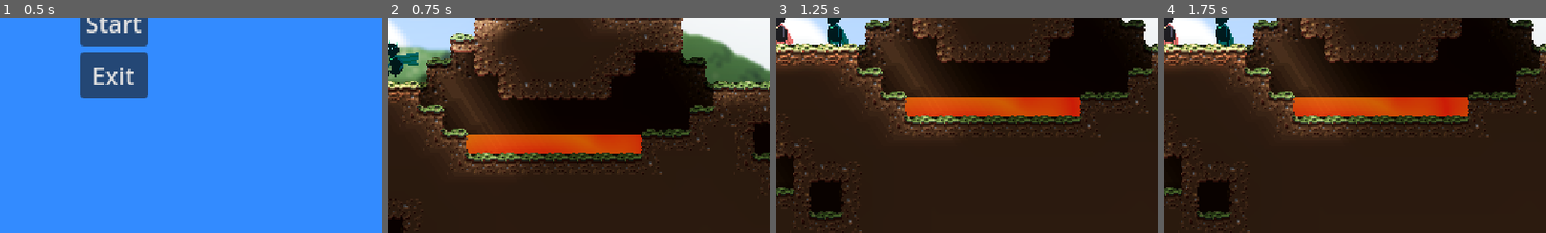
Above: before the commit, frames 1-4 (left to right).
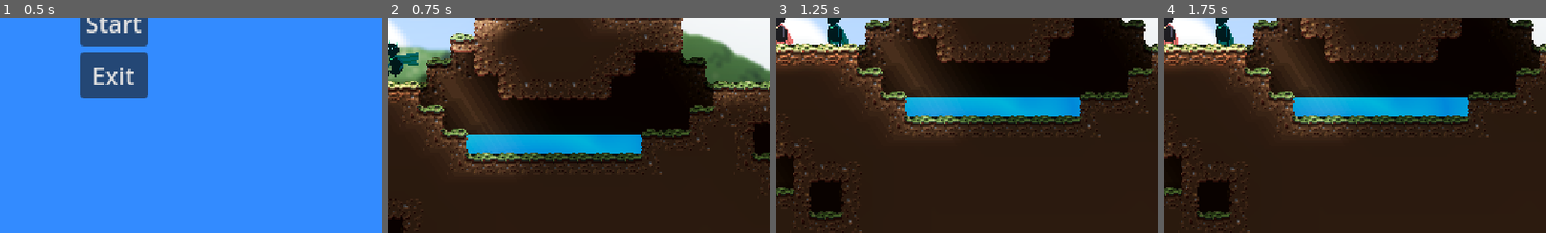
Above: after the commit, the same moments.

Repository: JohannesKoenig/fire-and-water
Game: Godot game, scene res://scenes/menu/main_menu.tscn
The game is run twice, just before and just after one commit, with the same random seed, the same clock (stepped at 60 frames per second) and the same inputs.
Inputs:
- Up to frame 1 (0.5 s): no input
- Up to frame 2 (0.75 s): click "Start" at 0.5 s
- Up to frame 3 (1.25 s): no input
- Up to frame 4 (1.75 s): no input
The pictures show only the part of the screen within x 35-85%, y 47-97%; the shares and areas given below are measured in that part.

Frame 1 is identical in both runs. In frame 2, 4.0% of the frame differs, in the area x 20-67%, y 54-64%; in frame 3, 4.0%; in frame 4, 4.0%.

Commit message:
add water shader for danger zone

Diff:
--- a/game/resources/puzzle_elements/danger_zone/danger_zone_material.tres
+++ b/game/resources/puzzle_elements/danger_zone/fire_danger_zone_material.tres
@@ -1,6 +1,6 @@
 [gd_resource type="ShaderMaterial" load_steps=4 format=3 uid="uid://byk6n5aqfdoc3"]
 
-[ext_resource type="Shader" uid="uid://bfbji7frx7yas" path="res://resources/puzzle_elements/danger_zone/danger_zone.tres" id="1_uo756"]
+[ext_resource type="Shader" uid="uid://bccbqkhv8pvbb" path="res://resources/puzzle_elements/danger_zone/water_danger_zone_shader.tres" id="1_2311j"]
 
 [sub_resource type="FastNoiseLite" id="FastNoiseLite_kfhy3"]
 frequency = 0.0104
@@ -13,7 +13,7 @@
 noise = SubResource("FastNoiseLite_kfhy3")
 
 [resource]
-shader = ExtResource("1_uo756")
+shader = ExtResource("1_2311j")
 shader_parameter/PrimaryColor = Color(0.741176, 0.345098, 0, 0.580392)
 shader_parameter/Secondary = Color(0.788235, 0, 0.0235294, 0.752941)
 shader_parameter/ColorMix = 0.49
--- a/game/resources/puzzle_elements/danger_zone/danger_zone.tres
+++ b/game/resources/puzzle_elements/danger_zone/fire_danger_zone_shader.tres
@@ -154,7 +154,6 @@
 
 }
 "
-graph_offset = Vector2(1237.13, 544.652)
 mode = 1
 flags/light_only = false
 nodes/fragment/0/position = Vector2(2100, 920)
--- /dev/null
+++ b/game/resources/puzzle_elements/danger_zone/water_danger_zone_material.tres
@@ -0,0 +1,21 @@
+[gd_resource type="ShaderMaterial" load_steps=4 format=3 uid="uid://dyxtuv3ivdxjn"]
+
+[ext_resource type="Shader" uid="uid://bccbqkhv8pvbb" path="res://resources/puzzle_elements/danger_zone/water_danger_zone_shader.tres" id="1_veiuq"]
+
+[sub_resource type="FastNoiseLite" id="FastNoiseLite_kfhy3"]
+frequency = 0.0104
+fractal_type = 3
+fractal_lacunarity = 2.08165e-12
+
+[sub_resource type="NoiseTexture2D" id="NoiseTexture2D_d86a4"]
+seamless = true
+bump_strength = 14.0
+noise = SubResource("FastNoiseLite_kfhy3")
+
+[resource]
+shader = ExtResource("1_veiuq")
+shader_parameter/PrimaryColor = Color(0, 0.545098, 0.815686, 0.690196)
+shader_parameter/Secondary = Color(0.196078, 0.286275, 1, 0.509804)
+shader_parameter/ColorMix = 0.49
+shader_parameter/scroll_speed = 0.04
+shader_parameter/NoiseTexture = SubResource("NoiseTexture2D_d86a4")
--- /dev/null
+++ b/game/resources/puzzle_elements/danger_zone/water_danger_zone_shader.tres
@@ -0,0 +1,195 @@
+[gd_resource type="VisualShader" load_steps=18 format=3 uid="uid://bccbqkhv8pvbb"]
+
+[sub_resource type="VisualShaderNodeVectorDecompose" id="VisualShaderNodeVectorDecompose_6gayw"]
+default_input_values = [0, Vector2(0, 0)]
+op_type = 0
+
+[sub_resource type="VisualShaderNodeVectorCompose" id="VisualShaderNodeVectorCompose_ibywo"]
+op_type = 0
+
+[sub_resource type="VisualShaderNodeFloatOp" id="VisualShaderNodeFloatOp_h036k"]
+operator = 2
+
+[sub_resource type="VisualShaderNodeFloatParameter" id="VisualShaderNodeFloatParameter_7m6n3"]
+parameter_name = "scroll_speed"
+default_value_enabled = true
+default_value = 0.1
+
+[sub_resource type="VisualShaderNodeVectorDecompose" id="VisualShaderNodeVectorDecompose_y7ace"]
+default_input_values = [0, Quaternion(0, 0, 0, 0)]
+op_type = 2
+
+[sub_resource type="VisualShaderNodeFloatOp" id="VisualShaderNodeFloatOp_ty5ec"]
+operator = 2
+
+[sub_resource type="VisualShaderNodeColorParameter" id="VisualShaderNodeColorParameter_bdwky"]
+parameter_name = "Secondary"
+default_value_enabled = true
+default_value = Color(3.98175e-05, 0.26396, 0.766208, 0.509804)
+
+[sub_resource type="VisualShaderNodeMix" id="VisualShaderNodeMix_0po4d"]
+default_input_values = [0, Quaternion(0, 0, 0, 0), 1, Quaternion(1, 1, 1, 1), 2, Quaternion(0.5, 0.5, 0.5, 0.5)]
+op_type = 5
+
+[sub_resource type="VisualShaderNodeFloatParameter" id="VisualShaderNodeFloatParameter_xcbi0"]
+parameter_name = "ColorMix"
+default_value_enabled = true
+default_value = 1.0
+
+[sub_resource type="VisualShaderNodeFloatOp" id="VisualShaderNodeFloatOp_gkxku"]
+operator = 2
+
+[sub_resource type="VisualShaderNodeColorParameter" id="VisualShaderNodeColorParameter_2nhuv"]
+parameter_name = "PrimaryColor"
+default_value_enabled = true
+default_value = Color(0, 0.597173, 0.884555, 0.509804)
+
+[sub_resource type="VisualShaderNodeVectorDecompose" id="VisualShaderNodeVectorDecompose_x0vxe"]
+default_input_values = [0, Quaternion(0, 0, 0, 0)]
+op_type = 2
+
+[sub_resource type="VisualShaderNodeTexture2DParameter" id="VisualShaderNodeTexture2DParameter_ic0bc"]
+parameter_name = "NoiseTexture"
+texture_repeat = 1
+
+[sub_resource type="VisualShaderNodeTexture" id="VisualShaderNodeTexture_ehi3p"]
+source = 5
+
+[sub_resource type="VisualShaderNodeInput" id="VisualShaderNodeInput_yhos0"]
+input_name = "uv"
+
+[sub_resource type="VisualShaderNodeInput" id="VisualShaderNodeInput_44at5"]
+input_name = "time"
+
+[sub_resource type="VisualShaderNodeFloatOp" id="VisualShaderNodeFloatOp_egk8c"]
+output_port_for_preview = 0
+
+[resource]
+code = "shader_type canvas_item;
+render_mode blend_mix;
+
+uniform vec4 PrimaryColor : source_color = vec4(0.000000, 0.597173, 0.884555, 0.509804);
+uniform vec4 Secondary : source_color = vec4(0.000040, 0.263960, 0.766208, 0.509804);
+uniform float ColorMix = 1;
+uniform float scroll_speed = 0.10000000149012;
+uniform sampler2D NoiseTexture : repeat_enable;
+
+
+
+void fragment() {
+// ColorParameter:2
+	vec4 n_out2p0 = PrimaryColor;
+
+
+// ColorParameter:16
+	vec4 n_out16p0 = Secondary;
+
+
+// FloatParameter:18
+	float n_out18p0 = ColorMix;
+
+
+// Input:6
+	vec2 n_out6p0 = UV;
+
+
+// VectorDecompose:10
+	float n_out10p0 = n_out6p0.x;
+	float n_out10p1 = n_out6p0.y;
+
+
+// Input:7
+	float n_out7p0 = TIME;
+
+
+// FloatParameter:13
+	float n_out13p0 = scroll_speed;
+
+
+// FloatOp:12
+	float n_out12p0 = n_out7p0 * n_out13p0;
+
+
+// FloatOp:8
+	float n_out8p0 = n_out10p0 + n_out12p0;
+
+
+// VectorCompose:11
+	vec2 n_out11p0 = vec2(n_out8p0, n_out10p1);
+
+
+	vec4 n_out5p0;
+// Texture2D:5
+	n_out5p0 = texture(NoiseTexture, n_out11p0);
+
+
+// VectorDecompose:14
+	float n_out14p0 = n_out5p0.x;
+	float n_out14p1 = n_out5p0.y;
+	float n_out14p2 = n_out5p0.z;
+	float n_out14p3 = n_out5p0.w;
+
+
+// FloatOp:19
+	float n_out19p0 = n_out18p0 * n_out14p0;
+
+
+// Mix:17
+	vec4 n_out17p0 = mix(n_out2p0, n_out16p0, vec4(n_out19p0));
+
+
+// VectorDecompose:3
+	float n_out3p0 = n_out2p0.x;
+	float n_out3p1 = n_out2p0.y;
+	float n_out3p2 = n_out2p0.z;
+	float n_out3p3 = n_out2p0.w;
+
+
+// Output:0
+	COLOR.rgb = vec3(n_out17p0.xyz);
+	COLOR.a = n_out3p3;
+	LIGHT_VERTEX = vec3(n_out17p0.xyz);
+	SHADOW_VERTEX = vec2(n_out17p0.xy);
+
+
+}
+"
+graph_offset = Vector2(-671.349, 677.164)
+mode = 1
+flags/light_only = false
+nodes/fragment/0/position = Vector2(2100, 920)
+nodes/fragment/2/node = SubResource("VisualShaderNodeColorParameter_2nhuv")
+nodes/fragment/2/position = Vector2(-1420, -380)
+nodes/fragment/3/node = SubResource("VisualShaderNodeVectorDecompose_x0vxe")
+nodes/fragment/3/position = Vector2(-720, -200)
+nodes/fragment/4/node = SubResource("VisualShaderNodeTexture2DParameter_ic0bc")
+nodes/fragment/4/position = Vector2(-1420, 80)
+nodes/fragment/5/node = SubResource("VisualShaderNodeTexture_ehi3p")
+nodes/fragment/5/position = Vector2(440, 700)
+nodes/fragment/6/node = SubResource("VisualShaderNodeInput_yhos0")
+nodes/fragment/6/position = Vector2(-1420, 740)
+nodes/fragment/7/node = SubResource("VisualShaderNodeInput_44at5")
+nodes/fragment/7/position = Vector2(-1420, 1060)
+nodes/fragment/8/node = SubResource("VisualShaderNodeFloatOp_egk8c")
+nodes/fragment/8/position = Vector2(-340, 700)
+nodes/fragment/10/node = SubResource("VisualShaderNodeVectorDecompose_6gayw")
+nodes/fragment/10/position = Vector2(-720, 700)
+nodes/fragment/11/node = SubResource("VisualShaderNodeVectorCompose_ibywo")
+nodes/fragment/11/position = Vector2(80, 700)
+nodes/fragment/12/node = SubResource("VisualShaderNodeFloatOp_h036k")
+nodes/fragment/12/position = Vector2(-720, 1000)
+nodes/fragment/13/node = SubResource("VisualShaderNodeFloatParameter_7m6n3")
+nodes/fragment/13/position = Vector2(-1420, 1280)
+nodes/fragment/14/node = SubResource("VisualShaderNodeVectorDecompose_y7ace")
+nodes/fragment/14/position = Vector2(840, 700)
+nodes/fragment/15/node = SubResource("VisualShaderNodeFloatOp_ty5ec")
+nodes/fragment/15/position = Vector2(1240, 640)
+nodes/fragment/16/node = SubResource("VisualShaderNodeColorParameter_bdwky")
+nodes/fragment/16/position = Vector2(-1420, 1760)
+nodes/fragment/17/node = SubResource("VisualShaderNodeMix_0po4d")
+nodes/fragment/17/position = Vector2(1640, 700)
+nodes/fragment/18/node = SubResource("VisualShaderNodeFloatParameter_xcbi0")
+nodes/fragment/18/position = Vector2(-1420, 2220)
+nodes/fragment/19/node = SubResource("VisualShaderNodeFloatOp_gkxku")
+nodes/fragment/19/position = Vector2(1240, 960)
+nodes/fragment/connections = PackedInt32Array(2, 0, 3, 0, 4, 0, 5, 2, 6, 0, 10, 0, 8, 0, 11, 0, 11, 0, 5, 0, 13, 0, 12, 1, 5, 0, 14, 0, 3, 3, 15, 0, 14, 0, 15, 1, 7, 0, 12, 0, 10, 1, 11, 1, 10, 0, 8, 0, 12, 0, 8, 1, 17, 0, 0, 0, 16, 0, 17, 1, 2, 0, 17, 0, 3, 3, 0, 1, 18, 0, 19, 0, 14, 0, 19, 1, 19, 0, 17, 2, 17, 0, 0, 6, 17, 0, 0, 5)
--- a/game/scenes/levels/level_1.tscn
+++ b/game/scenes/levels/level_1.tscn
@@ -10,7 +10,7 @@
 [ext_resource type="Script" path="res://scripts/cloud_shadow_parallax_layer.gd" id="7_7q0ir"]
 [ext_resource type="Shader" uid="uid://c7wltrh1q100a" path="res://resources/clipping_shader.tres" id="8_vnib5"]
 [ext_resource type="Texture2D" uid="uid://y6n0b3aemigf" path="res://assets/front_hills.png" id="9_7fr1m"]
-[ext_resource type="Material" uid="uid://byk6n5aqfdoc3" path="res://resources/puzzle_elements/danger_zone/danger_zone_material.tres" id="11_q7iex"]
+[ext_resource type="Material" uid="uid://byk6n5aqfdoc3" path="res://resources/puzzle_elements/danger_zone/fire_danger_zone_material.tres" id="11_q7iex"]
 
 [sub_resource type="RectangleShape2D" id="RectangleShape2D_4w0u3"]
 size = Vector2(2246, 20)
--- a/game/scenes/levels/level_1_grass_land.tscn
+++ b/game/scenes/levels/level_1_grass_land.tscn
@@ -1,16 +1,17 @@
-[gd_scene load_steps=10 format=3 uid="uid://bmcfmxcfi8ro2"]
+[gd_scene load_steps=11 format=3 uid="uid://bmcfmxcfi8ro2"]
 
 [ext_resource type="PackedScene" uid="uid://d2jq7dosx00rk" path="res://scenes/levels/level_grass_land.tscn" id="1_m2iko"]
 [ext_resource type="Shader" uid="uid://c7wltrh1q100a" path="res://resources/clipping_shader.tres" id="2_3gfga"]
 [ext_resource type="PackedScene" uid="uid://dlkv7a6o0va36" path="res://scenes/puzzle_elements/danger_zone/danger_zone.tscn" id="2_gqh5w"]
 [ext_resource type="Texture2D" uid="uid://ptw2gx5qbls5" path="res://assets/hills.png" id="3_ffhdt"]
+[ext_resource type="Material" uid="uid://dyxtuv3ivdxjn" path="res://resources/puzzle_elements/danger_zone/water_danger_zone_material.tres" id="3_uj2us"]
 [ext_resource type="Texture2D" uid="uid://dmxy1mtl45ras" path="res://assets/clouds.png" id="4_t6dxe"]
 [ext_resource type="Script" path="res://scripts/exit_finish_condition.gd" id="5_ejbyq"]
 
 [sub_resource type="RectangleShape2D" id="RectangleShape2D_jfyn4"]
 size = Vector2(2246, 20)
 
-[sub_resource type="NoiseTexture2D" id="NoiseTexture2D_7tpxj"]
+[sub_resource type="NoiseTexture2D" id="NoiseTexture2D_juwho"]
 
 [sub_resource type="ShaderMaterial" id="ShaderMaterial_scoft"]
 resource_local_to_scene = true
@@ -48,9 +49,11 @@
 layer_0/tile_data = PackedInt32Array(1376264, 589824, 1, 1310728, 65536, 2, 1245192, 65536, 2, 1179656, 65536, 2, 11141 …(4335 unchanged characters)…
 
 [node name="DangerZone2" parent="." index="9" instance=ExtResource("2_gqh5w")]
+element = "Water"
 
 [node name="Polygon2D" type="Polygon2D" parent="DangerZone2" index="0"]
-texture = SubResource("NoiseTexture2D_7tpxj")
+material = ExtResource("3_uj2us")
+texture = SubResource("NoiseTexture2D_juwho")
 polygon = PackedVector2Array(166, 245, 166, 270, 299, 268, 297, 245)
 uv = PackedVector2Array(166, 245, 166, 270, 299, 268, 297, 245)
 
--- a/game/scenes/puzzle_elements/button/button.tscn
+++ b/game/scenes/puzzle_elements/button/button.tscn
@@ -38,9 +38,8 @@
 "speed": 5.0
 }]
 
-[sub_resource type="Animation" id="Animation_ouj62"]
-resource_name = "button"
-loop_mode = 1
+[sub_resource type="Animation" id="Animation_bqqha"]
+length = 0.001
 tracks/0/type = "value"
 tracks/0/imported = false
 tracks/0/enabled = true
@@ -66,8 +65,9 @@
 "values": [Vector2(0, 0)]
 }
 
-[sub_resource type="Animation" id="Animation_bqqha"]
-length = 0.001
+[sub_resource type="Animation" id="Animation_ouj62"]
+resource_name = "button"
+loop_mode = 1
 tracks/0/type = "value"
 tracks/0/imported = false
 tracks/0/enabled = true
--- a/game/scenes/puzzle_elements/danger_zone/danger_zone.tscn
+++ b/game/scenes/puzzle_elements/danger_zone/danger_zone.tscn
@@ -11,5 +11,7 @@
 collision_layer = 32
 collision_mask = 256
 script = ExtResource("3_gagix")
+element = "Fire"
 
 [node name="CollisionPolygon2D" type="CollisionPolygon2D" parent="HitBox"]
+visible = false
--- a/game/scripts/puzzle_elements/danger_zone/danger_zone.gd
+++ b/game/scripts/puzzle_elements/danger_zone/danger_zone.gd
@@ -3,7 +3,8 @@
 
 var polygon_2d: Polygon2D
 var _current_points: PackedVector2Array
-var fire_shader_material: Material = preload("res://resources/puzzle_elements/danger_zone/danger_zone_material.tres")
+var fire_shader_material: Material = preload("res://resources/puzzle_elements/danger_zone/fire_danger_zone_material.tres")
+var water_shader_material: Material = preload("res://resources/puzzle_elements/danger_zone/water_danger_zone_material.tres")
 @export var element: String = "Fire"
 
 @onready var collision_polygon_2d = $HitBox/CollisionPolygon2D
@@ -25,6 +26,8 @@
 		match element:
 			"Fire":
 				polygon_2d.material = fire_shader_material
+			"Water":
+				polygon_2d.material = water_shader_material
 			"":
 				polygon_2d.material = null
 		_update_polygon_uvs()
@@ -40,7 +43,7 @@
 			polygon_2d != null
 			and _current_points != polygon_2d.polygon
 		):
-			_update_polygon_uvs()
+			_update_polygon()
 		return
 
 func _physics_process(delta):
